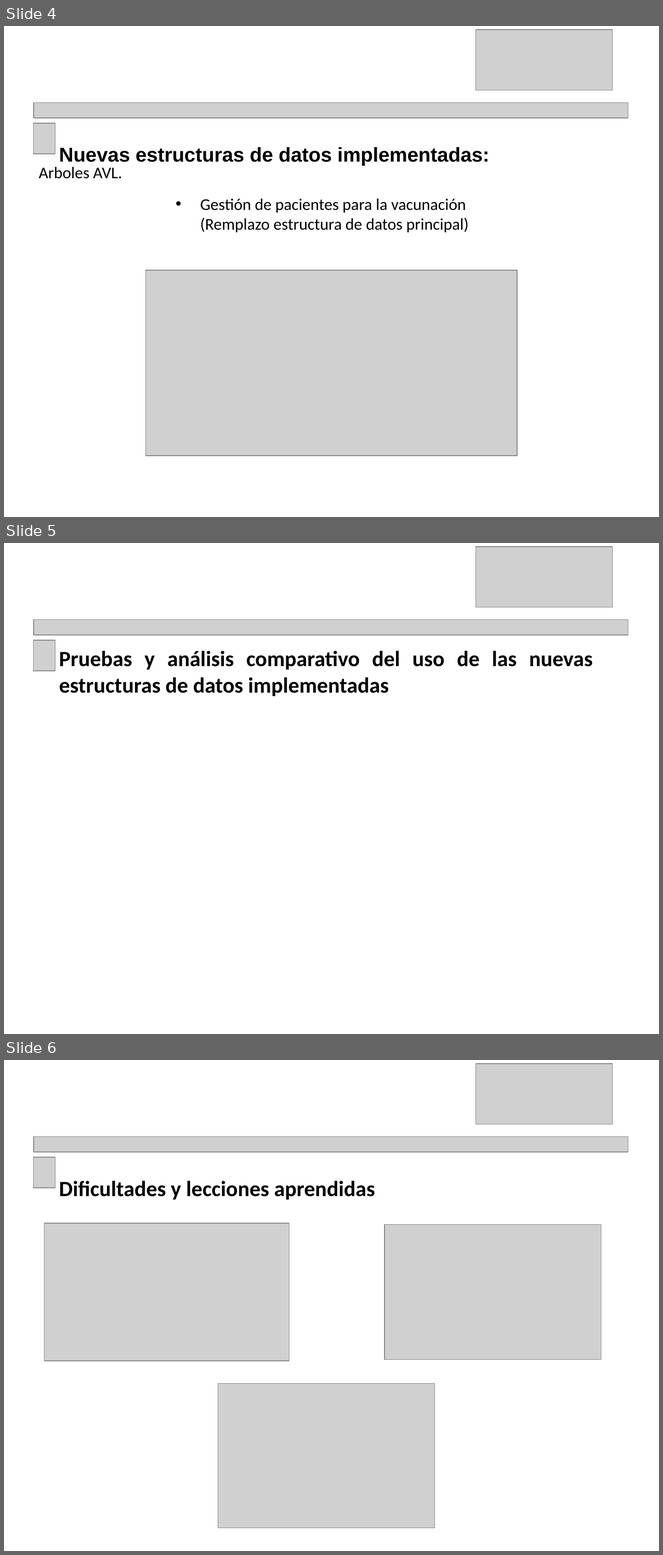
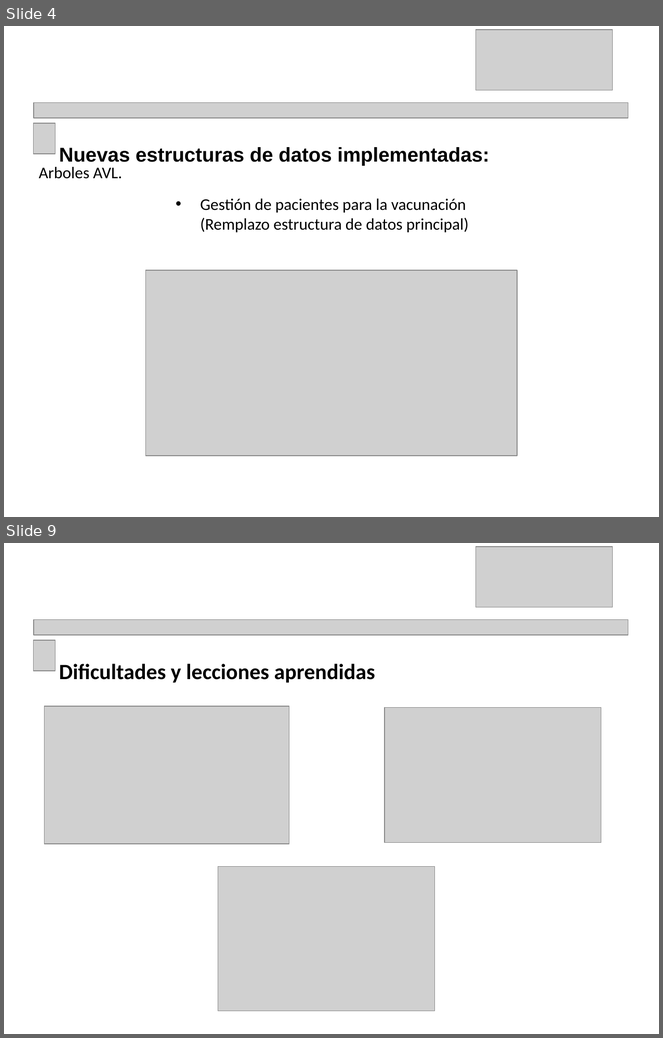
Before and after one commit to Carlixtos/GestorAsistenteVAC, a slide deck: docs/ED-Proyecto-Entrega2-presentacion-Equipo-4.pptx. Shown one above the other, each under a label of ours: slides 4, 5 and 6 before the commit, slides 4 and 9 after it; the slides between them are not shown. The pictures are 663x1555 and 663x1038 pixels, drawn with LibreOffice and Linux fonts; fonts in the diff are those of the drawing; grey boxes stand for pictures. Boxes give left, top, right and bottom in pixels: in the first picture for what was removed or moved away, otherwise in the second. Text is boxed around its words. In the diff, an @@ line names an element or a change of style, - is before the commit and + after.

```diff
--- a/docs/ED-Proyecto-Entrega2-presentacion-Equipo-4.pptx
+++ b/docs/ED-Proyecto-Entrega2-presentacion-Equipo-4.pptx
@@ slide 5 removed at [4, 543, 659, 1034], background #FFFFFF @@
@@ picture removed at [476, 547, 613, 607] @@
@@ picture removed at [34, 619, 629, 635] @@
@@ picture removed at [34, 640, 55, 671] @@
@@ text removed at [59, 651, 593, 696] @@
-Pruebas y análisis comparativo del uso de las nuevas estructuras de datos implementadas
@@ what was slide 6 is now slide 9 @@
```
Also in this commit, not shown: 4 slides added, 2 other files.
